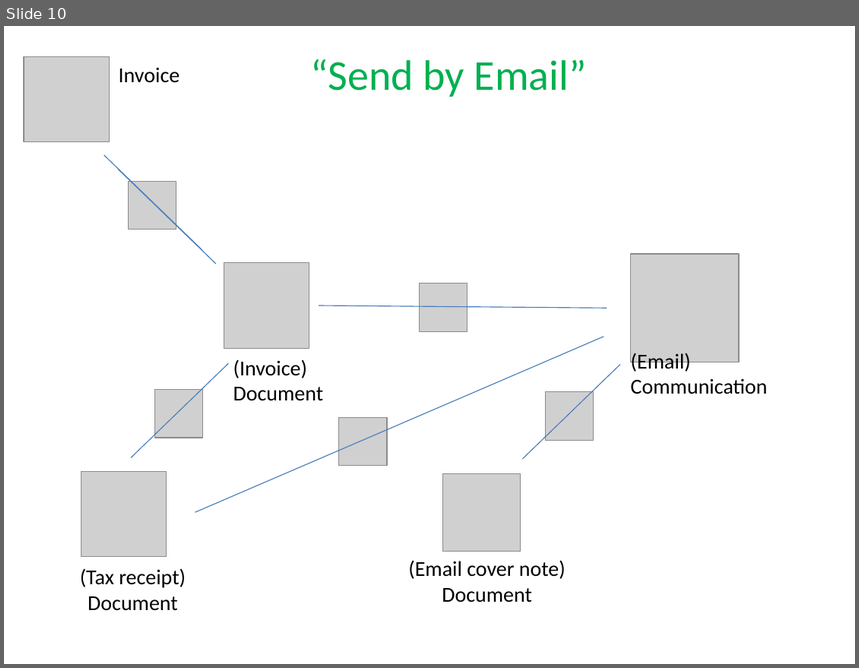
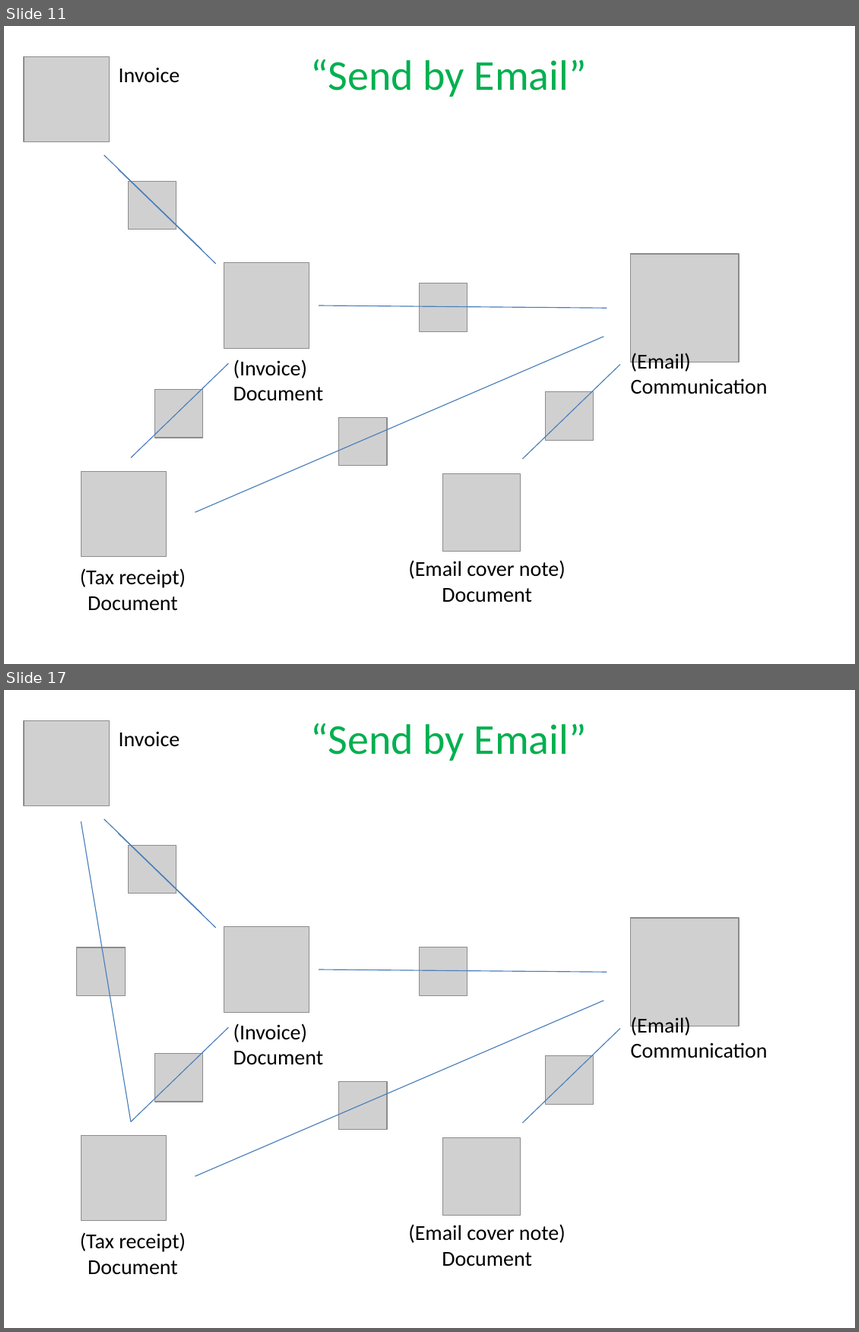
Before and after one commit to estatio/estatio, a slide deck: docs/docs-and-comms/attachments.pptx. Shown one above the other, each under a label of ours: slide 10 before the commit, slides 11 and 17 after it; the slides between them are not shown. The pictures are 859x668 and 859x1332 pixels, drawn with LibreOffice and Linux fonts; fonts in the diff are those of the drawing; grey boxes stand for pictures. Boxes give left, top, right and bottom in pixels: in the first picture for what was removed or moved away, otherwise in the second. Text is boxed around its words. In the diff, an @@ line names an element or a change of style, - is before the commit and + after.

```diff
--- a/docs/docs-and-comms/attachments.pptx
+++ b/docs/docs-and-comms/attachments.pptx
@@ slide 17 added at <box>4,690,855,1328</box>, background #FFFFFF @@
@@ picture added at <box>24,720,109,806</box> @@
@@ text added at <box>119,731,180,747</box>, 18 pt, text #000000 @@
+Invoice
@@ text added at <box>310,723,587,761</box>, 36 pt, text #00B050 @@
+“Send by Email”
@@ line added from (82, 822) to (131, 1122), #4B7EBC 0.75 pt @@
@@ line added from (104, 819) to (202, 914), #4B7EBC 0.75 pt @@
@@ line added from (118, 833) to (216, 927), #4B7EBC 0.75 pt @@
@@ picture added at <box>129,845,177,894</box> @@
@@ picture added at <box>224,926,310,1011</box> @@
@@ picture added at <box>630,918,739,1026</box> @@
@@ picture added at <box>76,948,125,996</box> @@
@@ picture added at <box>420,948,468,996</box> @@
@@ line added from (319, 970) to (607, 972), #4B7EBC 0.75 pt @@
@@ line added from (196, 1177) to (604, 1001), #4B7EBC 0.75 pt @@
@@ line added from (229, 1028) to (131, 1122), #4B7EBC 0.75 pt @@
@@ text added at <box>234,1024,324,1065</box>, 18 pt, text #000000 @@
+(Invoice)
+Document
@@ line added from (620, 1029) to (522, 1123), #4B7EBC 0.75 pt @@
@@ text added at <box>631,1017,768,1059</box>, 18 pt, text #000000 @@
+(Email)
+Communication
@@ picture added at <box>154,1053,203,1102</box> @@
@@ picture added at <box>545,1056,594,1104</box> @@
@@ picture added at <box>338,1081,387,1130</box> @@
@@ picture added at <box>82,1135,167,1220</box> @@
@@ picture added at <box>443,1138,521,1215</box> @@
@@ text added at <box>80,1233,186,1275</box>, 18 pt, text #000000 @@
+(Tax receipt)
+Document
@@ text added at <box>408,1224,566,1267</box>, 18 pt, text #000000 @@
+(Email cover note)
+Document
@@ what was slide 10 is now slide 11 @@
```
Also in this commit, not shown: 6 other slides added.
